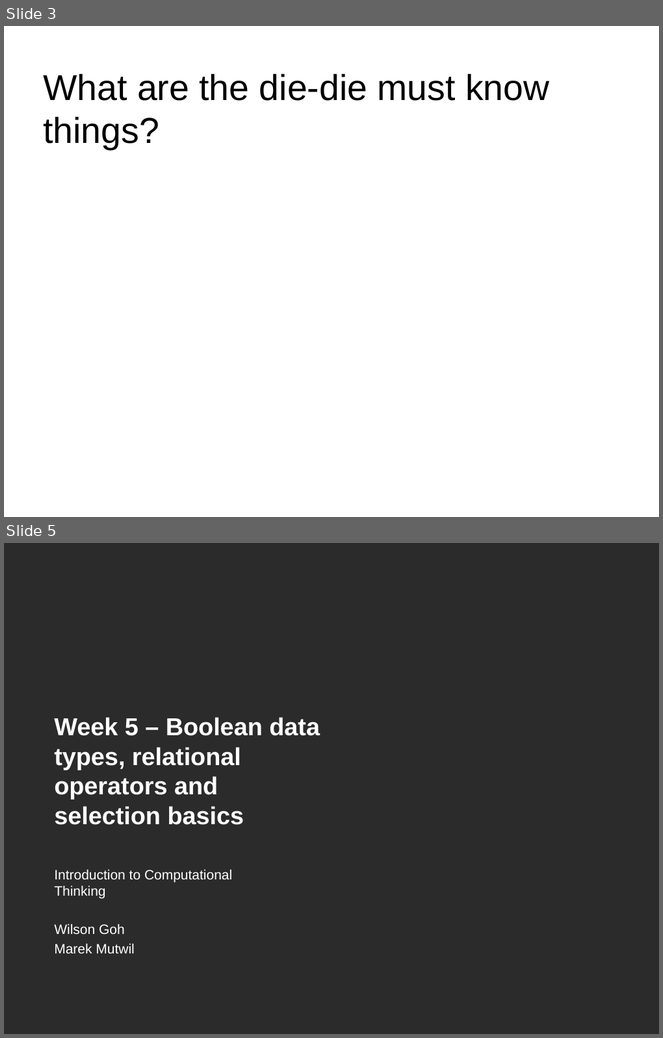
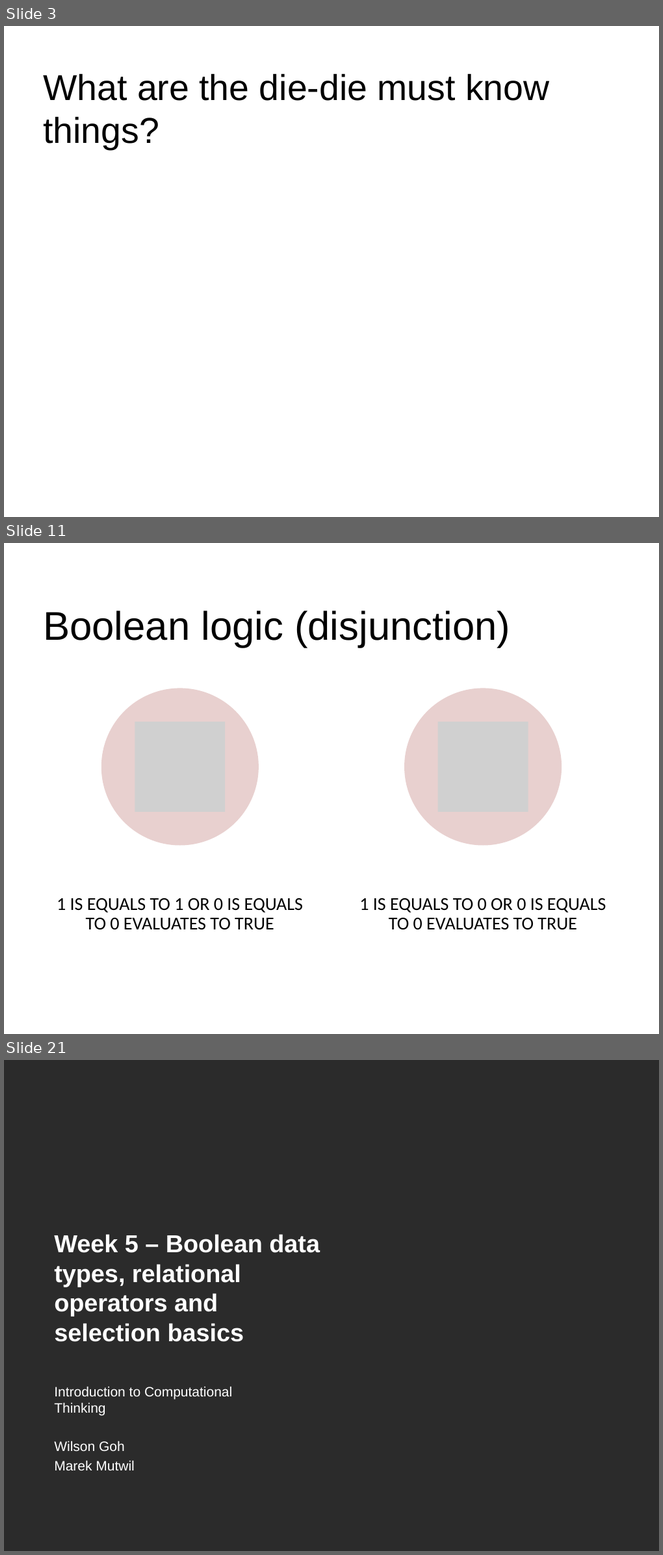
Before and after one commit to gohwils/biodatascience, a slide deck: BS1009/Week5_Tut_OperatorsSelection_sol_slides.pptx. Shown one above the other, each under a label of ours: slides 3 and 5 before the commit, slides 3, 11 and 21 after it; the slides between them are not shown. The pictures are 663x1038 and 663x1555 pixels, drawn with LibreOffice and Linux fonts; fonts in the diff are those of the drawing; grey boxes stand for pictures; background and template pictures are left out; a plain dark background stands for a picture behind light text. Boxes give left, top, right and bottom in pixels: in the first picture for what was removed or moved away, otherwise in the second. Text is boxed around its words. In the diff, an @@ line names an element or a change of style, - is before the commit and + after.

```diff
--- a/BS1009/Week5_Tut_OperatorsSelection_sol_slides.pptx
+++ b/BS1009/Week5_Tut_OperatorsSelection_sol_slides.pptx
@@ slide 11 added at (4, 543, 659, 1034), background #FFFFFF @@
@@ title added at (43, 611, 510, 648), 44 pt, text #000000 @@
+Boolean logic (disjunction)
@@ group added at (57, 689, 606, 930): 2 ellipses, 2 pictures, 2 texts @@
+1 IS EQUALS TO 1 OR 0 IS EQUALS TO 0 EVALUATES TO TRUE
+1 IS EQUALS TO 0 OR 0 IS EQUALS TO 0 EVALUATES TO TRUE
@@ what was slide 5 is now slide 21 @@
```
Also in this commit, not shown: 1 slide changed, 20 other slides added.
